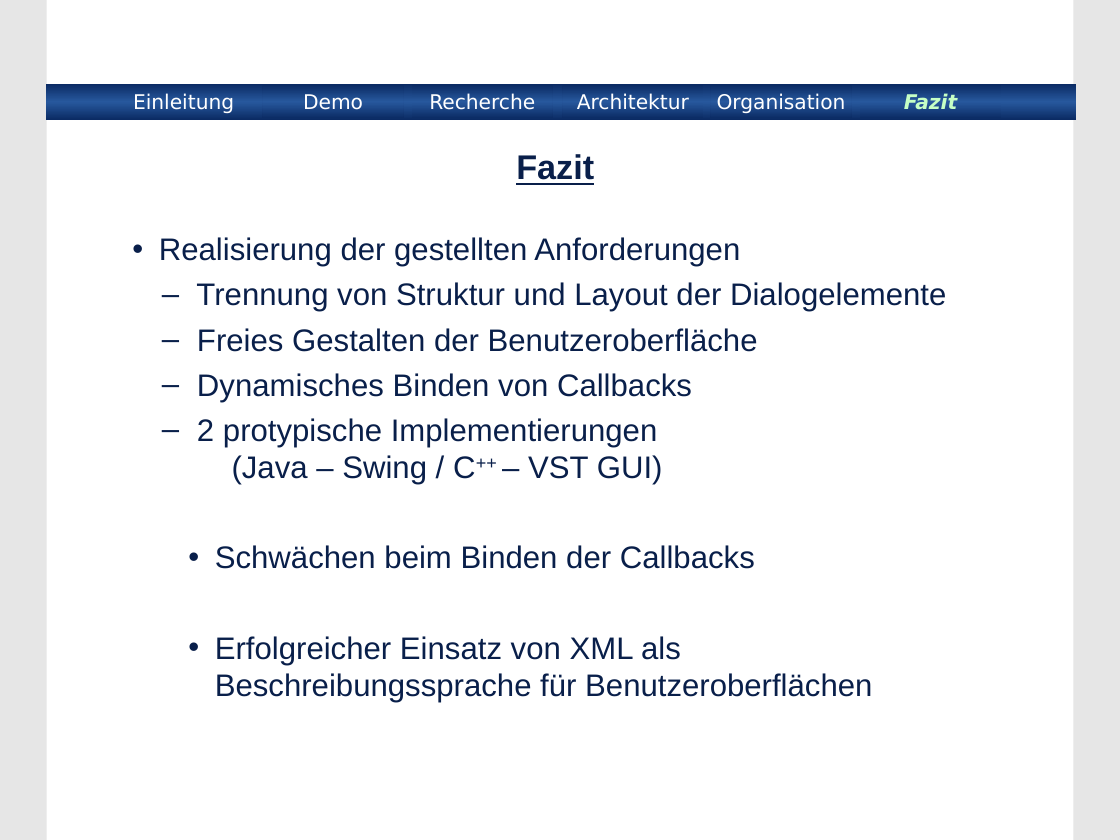
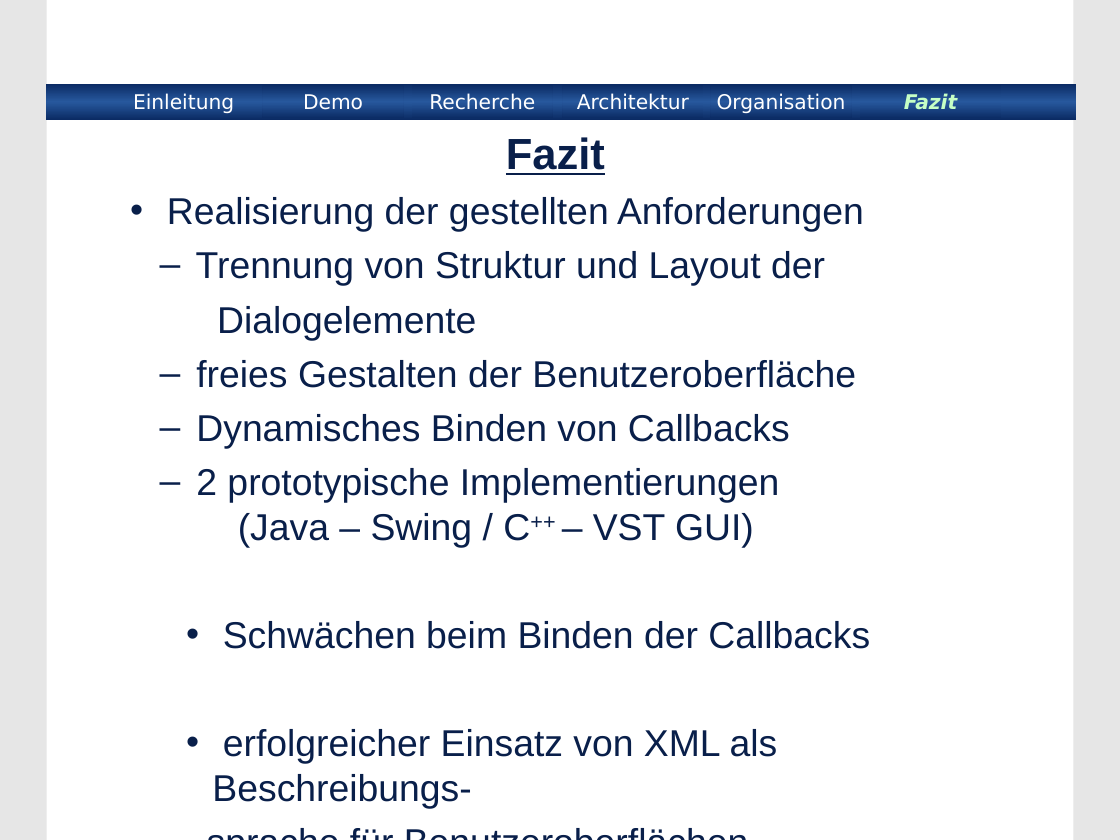
Before and after one commit to BackupTheBerlios/xmlinterface, a slide deck: slide 16 of xmlinterface/project/Praesentation/xmlinterface.ppt (slide 15 before the commit). Drawn at 1120x840 pixels with LibreOffice and Linux fonts; fonts in the diff are those of the drawing; background and template pictures are left out. Boxes give left, top, right and bottom in pixels: in the first picture for what was removed or moved away, otherwise in the second. Text is boxed around its words. In the diff, an @@ line names an element or a change of style, - is before the commit and + after.

```diff
--- a/xmlinterface/project/Praesentation/xmlinterface.ppt
+++ b/xmlinterface/project/Praesentation/xmlinterface.ppt
@@ title "Fazit": place and size @@
-title "Fazit" at (516, 154, 594, 185)
+title "Fazit" at (506, 137, 605, 175)
@@ title "Fazit" at (506, 137, 605, 175): size 22 to 28 pt @@
@@ subtitle "Realisierung der gestellten Anforderungen": place and size @@
-subtitle "Realisierung der gestellten Anforderungen" at (159, 237, 946, 702)
+subtitle "Realisierung der gestellten Anforderungen" at (167, 197, 870, 809)
@@ subtitle at (167, 197, 870, 649): size 20 to 24 pt in "Realisierung der gestellten Anforderungen", "Dynamisches Binden von Callbacks", "Schwächen beim Binden der Callbacks"; more space between paragraphs @@
@@ subtitle at (196, 251, 856, 388): text changed; size 20 to 24 pt @@
-  – Trennung von Struktur und Layout der Dialogelemente
-  – Freies Gestalten der Benutzeroberfläche
+  – Trennung von Struktur und Layout der
+  Dialogelemente
+  – freies Gestalten der Benutzeroberfläche
@@ subtitle at (196, 468, 780, 548): text changed; size 20 to 24 pt @@
-  – 2 protypische Implementierungen
-    (Java – Swing / C++ – VST GUI)
+  – 2 prototypische Implementierungen
+    (Java – Swing / C++ – VST GUI)
@@ subtitle at (212, 729, 778, 809): text changed; size 20 to 24 pt @@
-• Erfolgreicher Einsatz von XML als Beschreibungssprache für Benutzeroberflächen
+• erfolgreicher Einsatz von XML als Beschreibungs-
+sprache für Benutzeroberflächen
```
Also in this commit, not shown: 15 other slides changed, 1 slide added.
